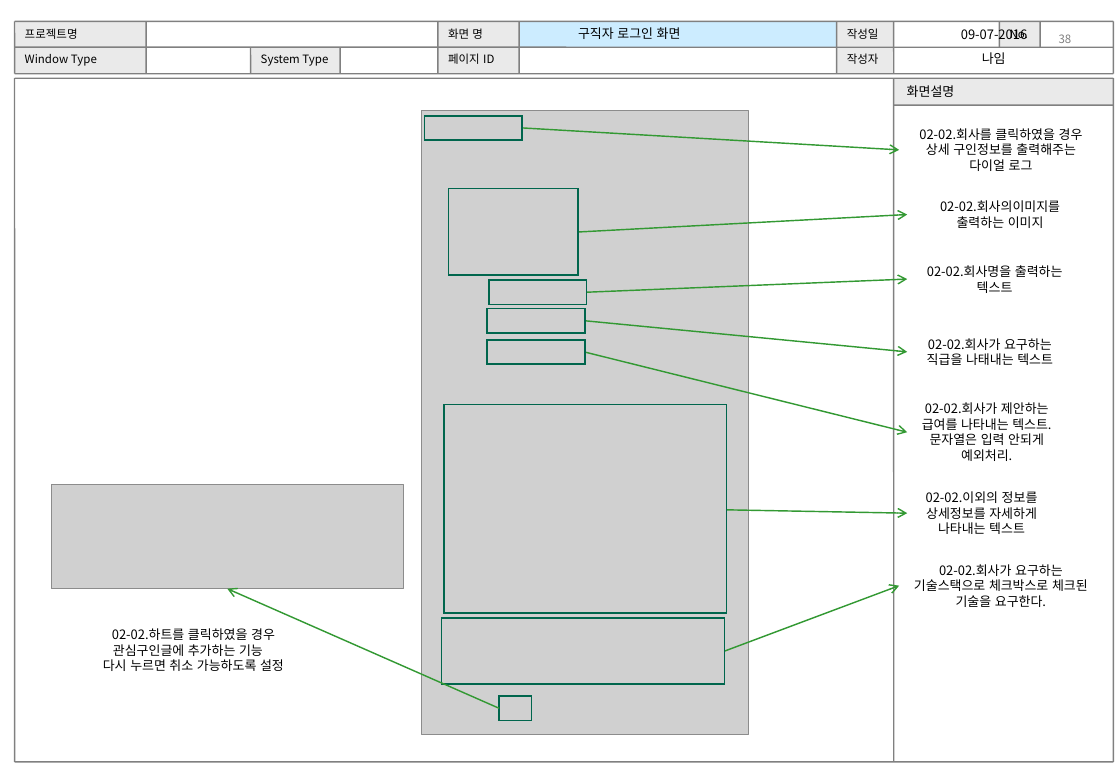
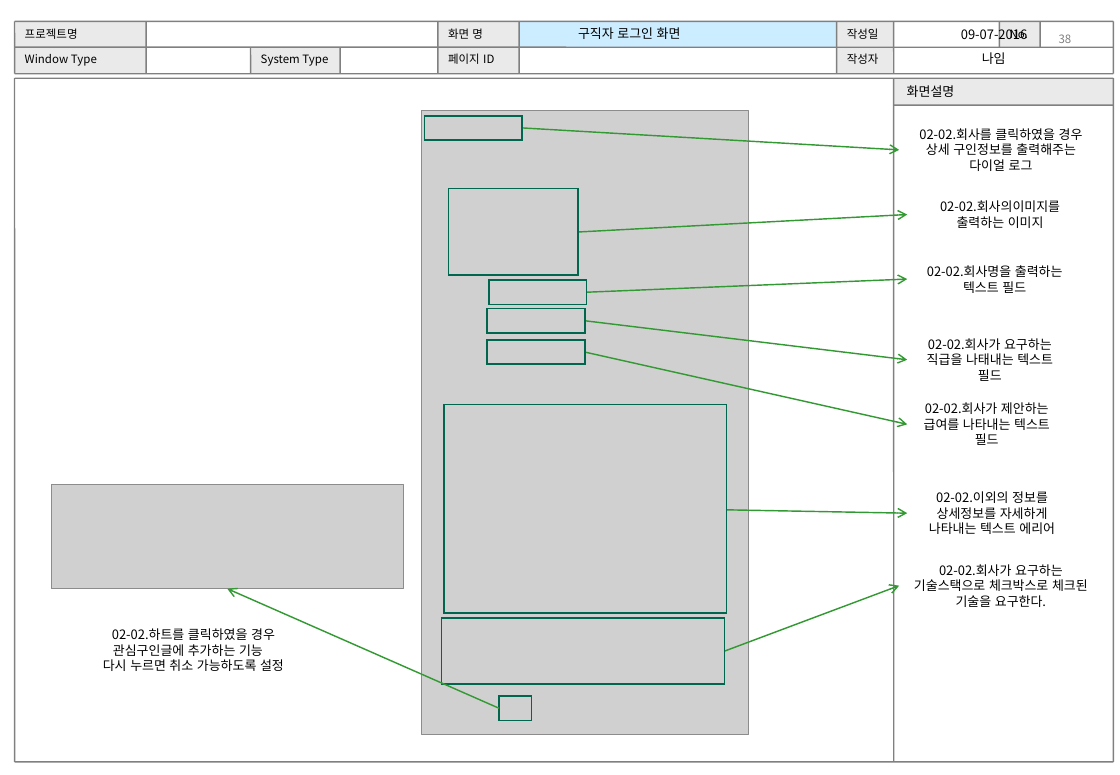
Before and after one commit to WABA82/1949, a slide deck: slide 38 of 02.설계/UI 설계서(초안)_.ppt. Drawn at 1120x775 pixels with LibreOffice and Linux fonts; fonts in the diff are those of the drawing; grey boxes stand for pictures. Boxes give left, top, right and bottom in pixels: in the first picture for what was removed or moved away, otherwise in the second. Text is boxed around its words. In the diff, an @@ line names an element or a change of style, - is before the commit and + after.

```diff
--- a/02.설계/UI 설계서(초안)_.ppt
+++ b/02.설계/UI 설계서(초안)_.ppt
@@ text at (x1=927, y1=265, x2=1063, y2=293): text changed @@
-02-02.회사명을 출력하는 텍스트
+02-02.회사명을 출력하는 텍스트 필드
@@ arrow moved from (585, 320) - (907, 352) to (585, 320) - (907, 360) @@
@@ arrow moved from (585, 352) - (907, 432) to (585, 352) - (907, 425) @@
@@ text at (x1=927, y1=338, x2=1053, y2=381): text changed @@
-02-02.회사가 요구하는 직급을 나태내는 텍스트
+02-02.회사가 요구하는 직급을 나태내는 텍스트 필드
@@ text at (x1=924, y1=402, x2=1050, y2=445): text changed @@
-02-02.회사가 제안하는 급여를 나타내는 텍스트. 문자열은 입력 안되게 예외처리.
+02-02.회사가 제안하는 급여를 나타내는 텍스트 필드
@@ text at (x1=929, y1=491, x2=1055, y2=534): text changed @@
-02-02.이외의 정보를 상세정보를 자세하게 나타내는 텍스트
+02-02.이외의 정보를 상세정보를 자세하게 나타내는 텍스트 에리어
```
Also in this commit, not shown: 22 other slides changed.
